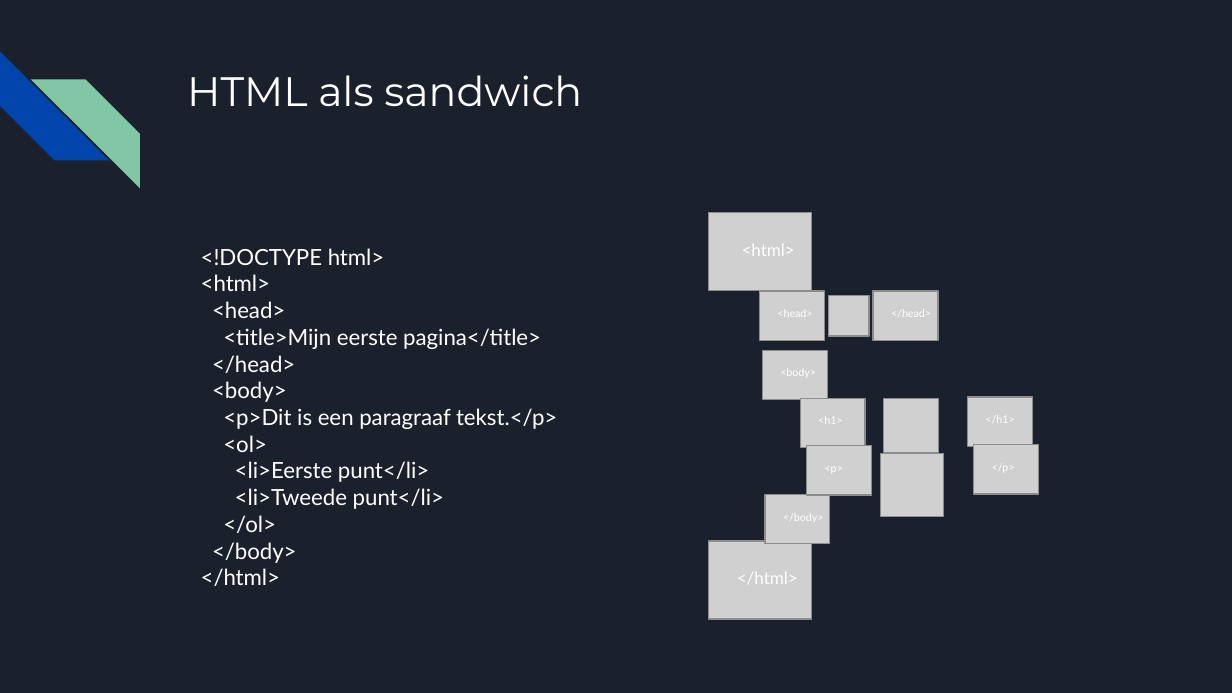
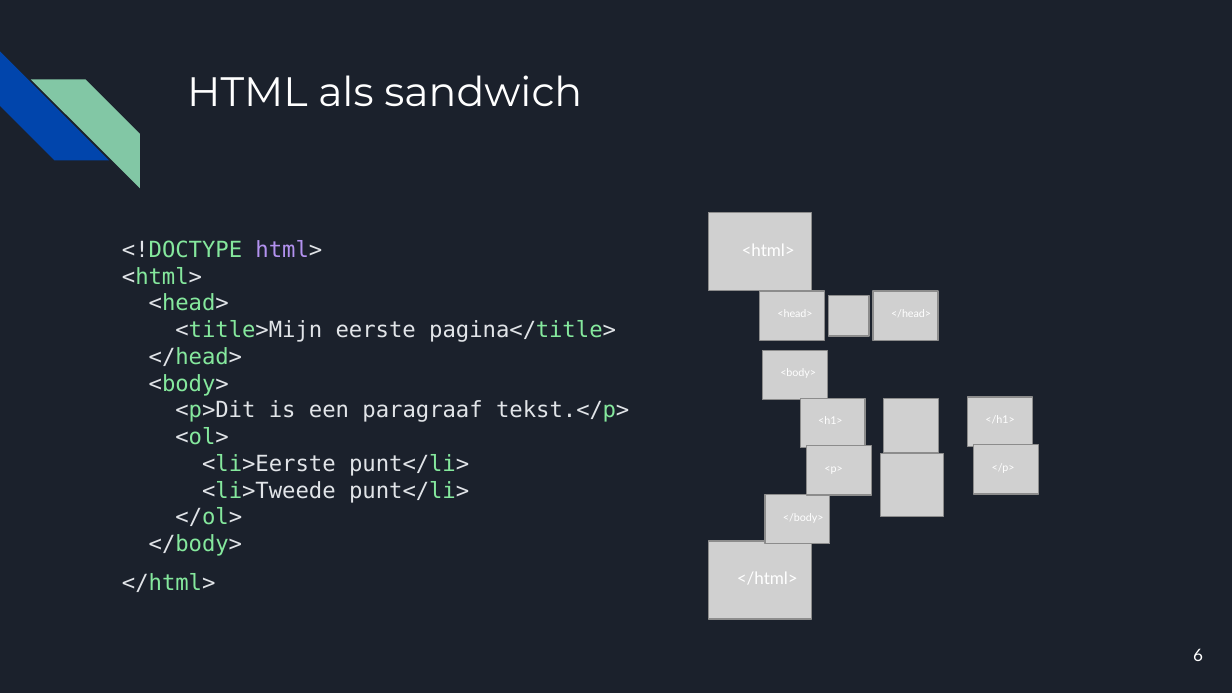
Before and after one commit to emmauscollege/emmauscollege.github.io, a slide deck: slide 6 of methode/static/theorie/webdesign/1.2-html-tags.pptx. Drawn at 1232x693 pixels with LibreOffice and Linux fonts; fonts in the diff are those of the drawing; grey boxes stand for pictures. Boxes give left, top, right and bottom in pixels: in the first picture for what was removed or moved away, otherwise in the second. Text is boxed around its words. In the diff, an @@ line names an element or a change of style, - is before the commit and + after.

```diff
--- a/methode/static/theorie/webdesign/1.2-html-tags.pptx
+++ b/methode/static/theorie/webdesign/1.2-html-tags.pptx
@@ text "<!DOCTYPE html>": place and size @@
-text "<!DOCTYPE html>" at (201,248,557,586)
+text "<!DOCTYPE html>" at (122,240,629,592)
@@ text "<!DOCTYPE html>" at (122,240,629,592): font Lato to DejaVu Sans Mono; text colour #FFFFFF to #E1E4E8 in "<!DOCTYPE html>", "<html>", "<head>", "<title>Mijn eerste pagina</title>" and 9 more places; text colour #FFFFFF to #85E89D in "<!DOCTYPE", "<html>", "<head>", "<title>Mijn pagina</title>" and 9 more places; text colour #FFFFFF to #B392F0 in "html>"; line spacing 1 to 1.46 @@
@@ page number added at (1193,648,1203,661), 10 pt, text #FFFFFF @@
+6
```
Also in this commit, not shown: 13 other slides changed, 5 other files.
